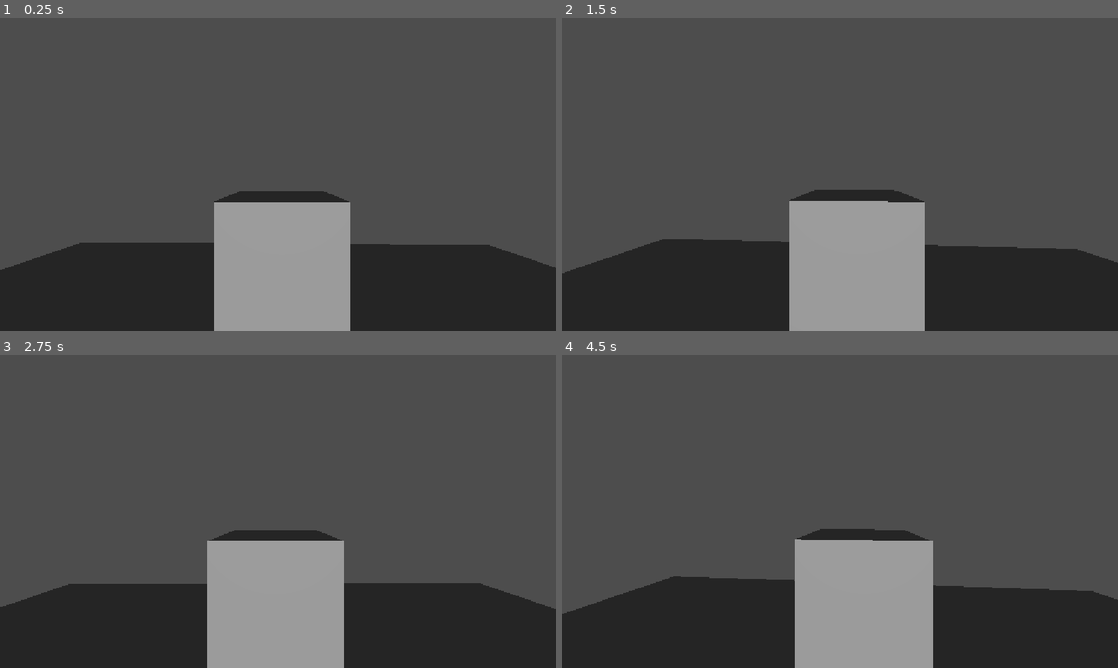
Above: before the commit, frames 1-4 (two rows, left to right).
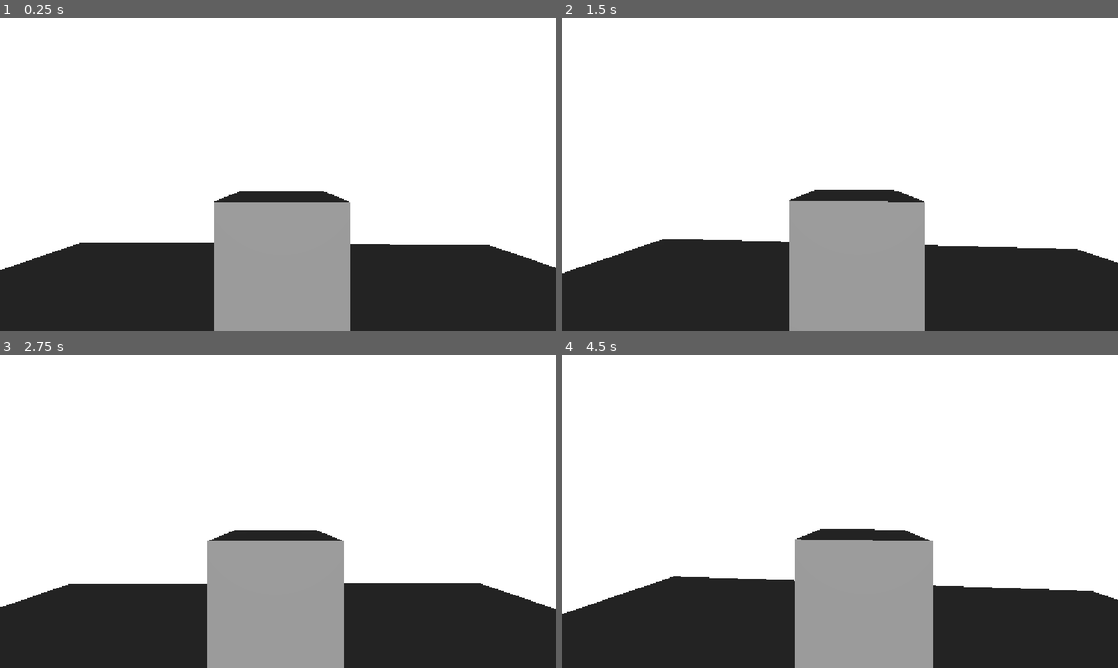
Above: after the commit, the same moments.

Repository: emmaradojcic/ColourLab
Game: Godot game, scene res://main.tscn
The game is run twice, just before and just after one commit, with the same random seed, the same clock (stepped at 60 frames per second) and the same inputs.
Inputs (mouse positions are in pixels of both pictures, inside the frame that each line leads up to):
- Up to frame 1 (0.25 s): no input
- Up to frame 2 (1.5 s): tap Enter (ui_accept) at 0.5, 0.77, 1.07, 1.25 s; move the mouse to (867, 174) at 0.52 s; hold Up (ui_up) from 0.53 s (still down); tap 1 at 0.6 s; click (867, 174) at 0.67 s; move the mouse to (812, 174) at 1.27 s; tap 2 at 1.35 s
- Up to frame 3 (2.75 s): keep holding Up (ui_up); tap Enter (ui_accept) at 1.52, 1.82, 2 s; move the mouse to (289, 505) at 2.02 s; tap 3 at 2.1 s
- Up to frame 4 (4.5 s): keep holding Up (ui_up); tap Enter (ui_accept) at 2.75, 3.02, 3.32, 3.5, 3.77, 4.07, 4.25 s; move the mouse to (834, 517) at 2.77 s; tap 4 at 2.85 s; click (834, 517) at 2.92 s; move the mouse to (878, 514) at 3.52 s; tap 5 at 3.6 s; move the mouse to (795, 508) at 4.27 s; tap 6 at 4.35 s

The runs differ from the first frame. In frame 1, 69% of the frame differs, in the area x 0-100%, y 0-81%; in frame 2, 69%; in frame 3, 70%, in the area x 0-100%, y 0-82%; in frame 4, 70%.

Commit message:
orb glows now

Diff:
--- a/main.tscn
+++ b/main.tscn
@@ -7,6 +7,7 @@
 [ext_resource type="PackedScene" path="res://scenes/orb.tscn" id="5_orb"]
 
 [sub_resource type="Environment" id="Environment_bs02e"]
+glow_enabled = true
 
 [sub_resource type="PlaneMesh" id="PlaneMesh_bs02e"]
 size = Vector2(10, 10)
--- a/scenes/orb.tscn
+++ b/scenes/orb.tscn
@@ -7,6 +7,9 @@
 
 [sub_resource type="StandardMaterial3D" id="StandardMaterial3D_orb"]
 albedo_color = Color(1, 1, 1, 1)
+emission_enabled = true
+emission = Color(1, 1, 1, 1)
+emission_energy_multiplier = 2.0
 
 [sub_resource type="SphereMesh" id="SphereMesh_orb"]
 material = SubResource("StandardMaterial3D_orb")
